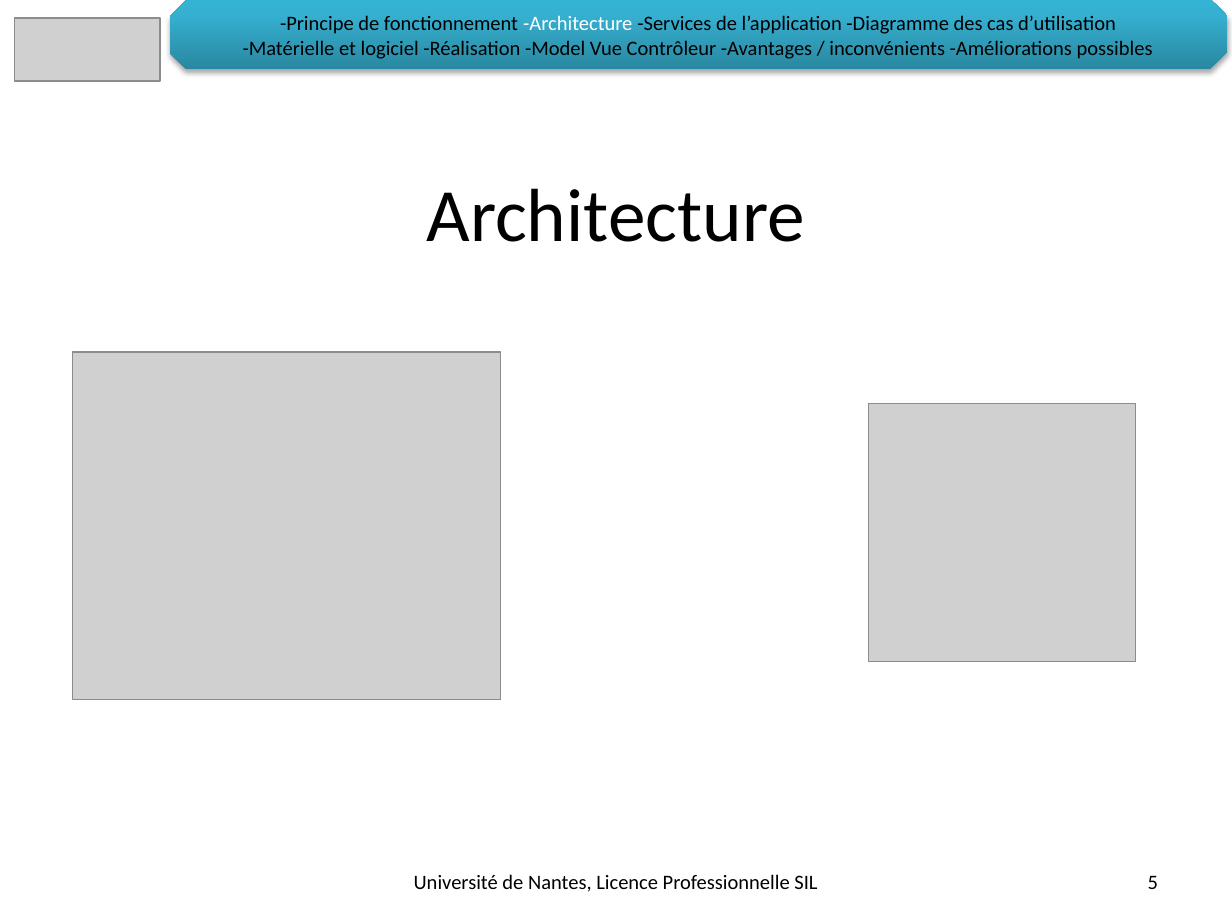
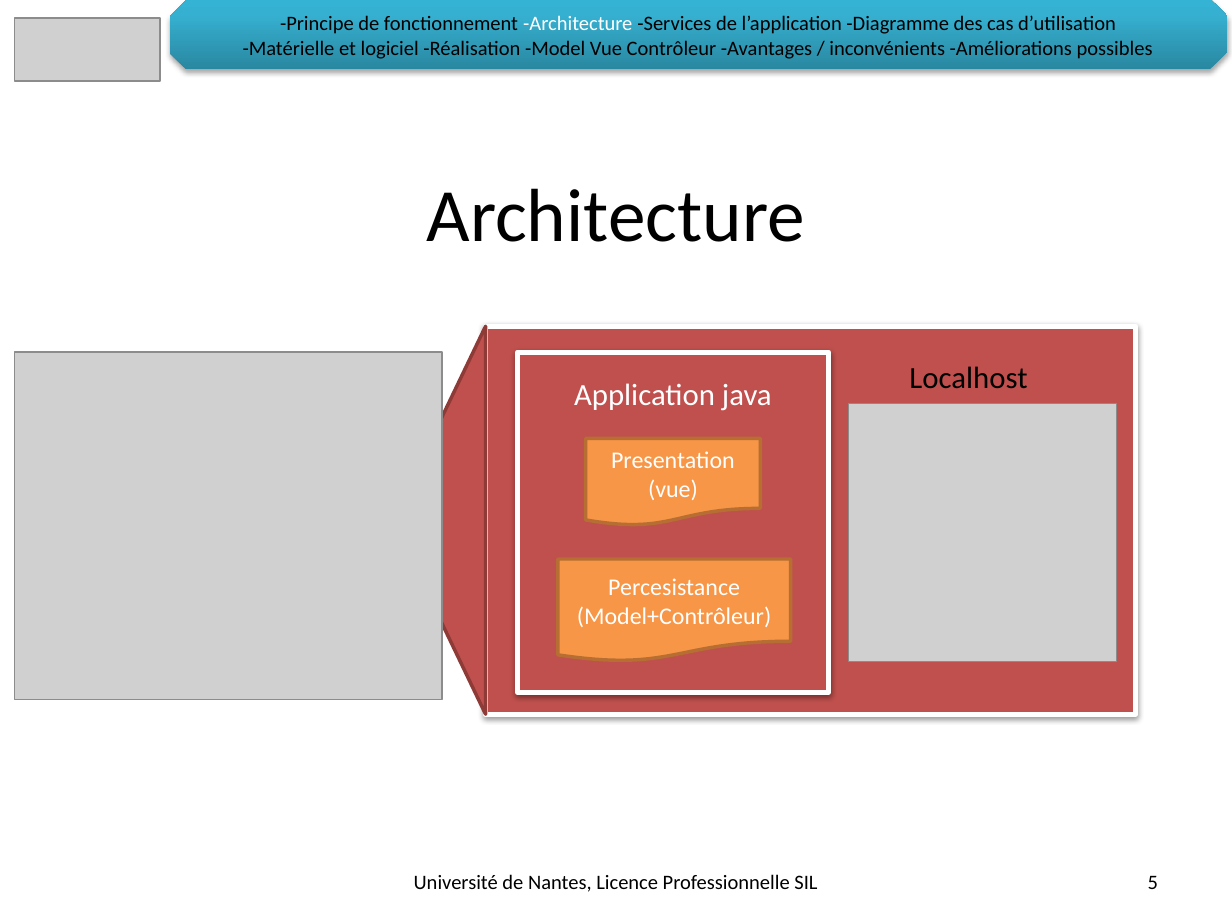
Before and after one commit to LeonardoALARCON/progr3, a slide deck: slide 5 of Documentation/DiapoProg3/PresentationProg3.pptx. Drawn at 1232x924 pixels with LibreOffice and Linux fonts; fonts in the diff are those of the drawing; grey boxes stand for pictures; background and template pictures are left out. Boxes give left, top, right and bottom in pixels: in the first picture for what was removed or moved away, otherwise in the second. Text is boxed around its words. In the diff, an @@ line names an element or a change of style, - is before the commit and + after.

```diff
--- a/Documentation/DiapoProg3/PresentationProg3.pptx
+++ b/Documentation/DiapoProg3/PresentationProg3.pptx
@@ trapezoid added at (x1=412, y1=326, x2=486, y2=714), fill #C0504D, outline #8E3B39 2 pt @@
@@ rectangle added at (x1=485, y1=326, x2=1136, y2=715), fill #C0504D, outline #FFFFFF 3 pt @@
@@ picture moved from (x1=73, y1=352, x2=500, y2=700) to (x1=15, y1=352, x2=442, y2=700) @@
@@ rectangle added at (x1=517, y1=352, x2=829, y2=692), fill #C0504D, outline #FFFFFF 3 pt, 18 pt, text #FFFFFF @@
+Application java
@@ text added at (x1=909, y1=366, x2=1027, y2=389), 18 pt, text #000000 @@
+Localhost
@@ picture moved from (x1=869, y1=404, x2=1136, y2=662) to (x1=849, y1=404, x2=1116, y2=662) @@
@@ flow chart document added at (x1=585, y1=439, x2=760, y2=526), fill #F79646, outline #B76F34 2 pt, 14 pt, text #FFFFFF @@
+Presentation
+(vue)
@@ flow chart document added at (x1=558, y1=559, x2=791, y2=662), fill #F79646, outline #B76F34 2 pt, 14 pt, text #FFFFFF @@
+Percesistance
+(Model+Contrôleur)
```
Also in this commit, not shown: 5 other slides changed, 1 slide removed, 1 other file.
